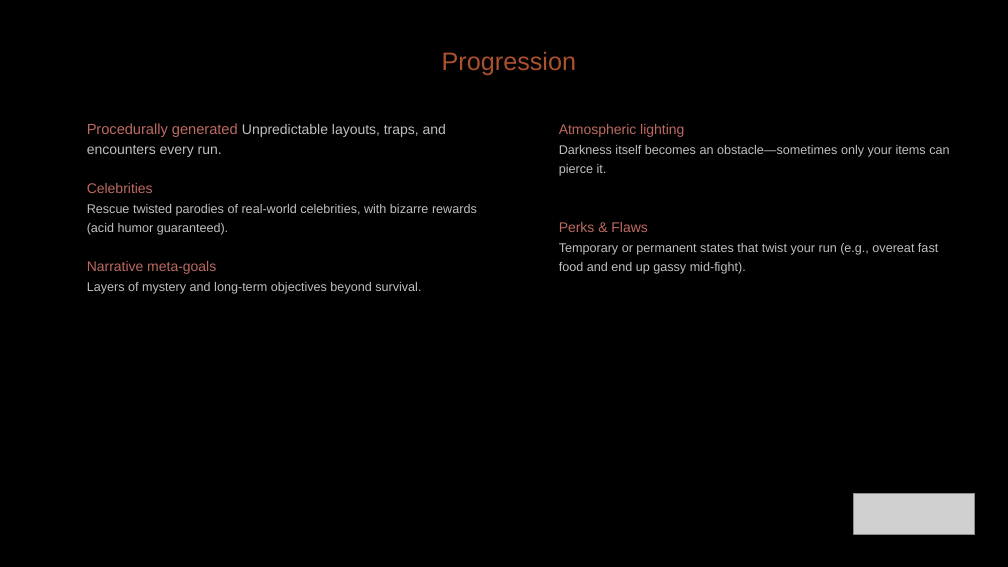
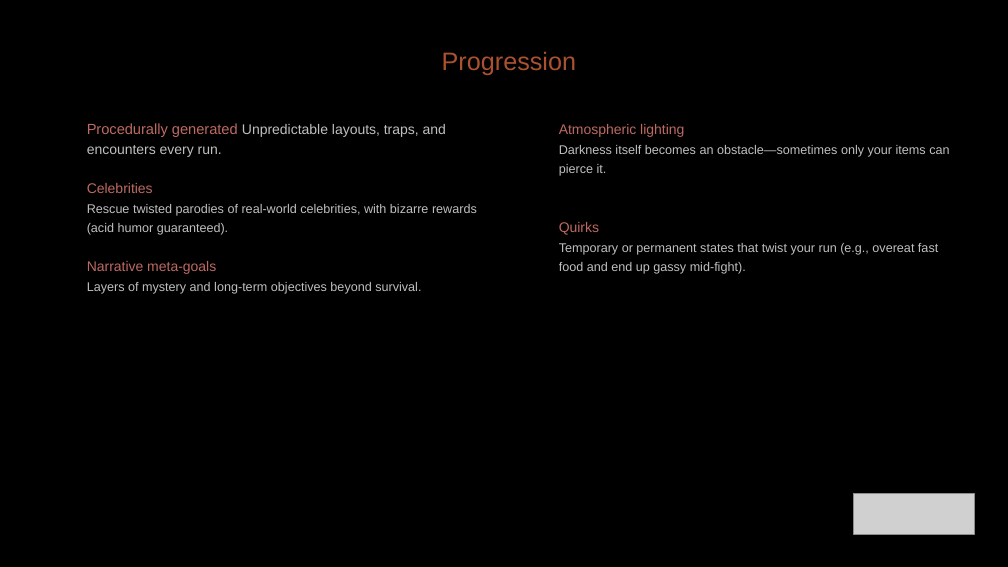
Before and after one commit to diegohcanepa/Remizione, a slide deck: slide 8 of Pitch Deck.pptx. Drawn at 1008x567 pixels with LibreOffice and Linux fonts; fonts in the diff are those of the drawing; grey boxes stand for pictures; background and template pictures are left out. Boxes give left, top, right and bottom in pixels: in the first picture for what was removed or moved away, otherwise in the second. Text is boxed around its words. In the diff, an @@ line names an element or a change of style, - is before the commit and + after.

```diff
--- a/Pitch Deck.pptx
+++ b/Pitch Deck.pptx
@@ text at <box>559,222,599,235</box>: text changed @@
-Perks & Flaws
+Quirks
```
Also in this commit, not shown: 3 other slides changed, 22 other files.
